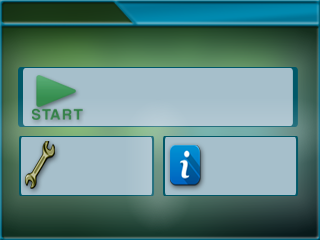
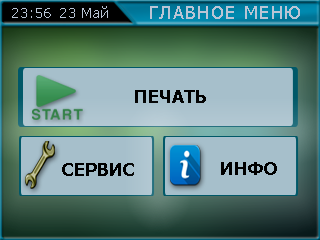
Layers edited between the first and the second 320x240 image:
showed "ИНФО" over 221, 162, 277, 175
showed "СЕРВИС" over 62, 163, 134, 176
showed "ПЕЧАТЬ" over 135, 90, 206, 103
showed "23:56 23 Май" over 12, 6, 108, 18
showed "ГЛАВНОЕ МЕНЮ" over 150, 6, 300, 19
showed "Layer 5" over 1, 2, 137, 24
